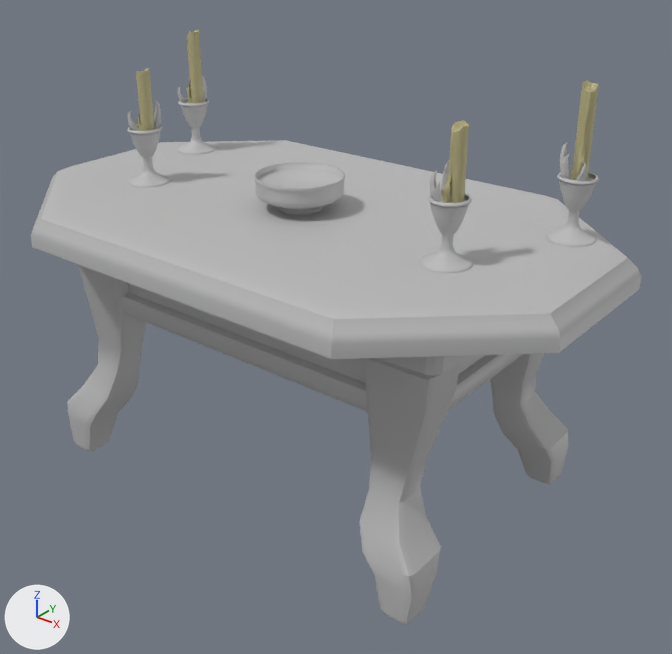
An edit to the FBX model Art/new_model/altar_table.fbx, drawn before and after from the same camera.
One viewpoint serves both versions: a 50 mm camera at (1.645, -2.048, 1.741) aimed at (0.05, -0.053, 0.505). The lights are fixed; the arrows at lower left show +X, +Y and +Z. Where no turn or scale is listed for an object, it has been applied to the vertices.
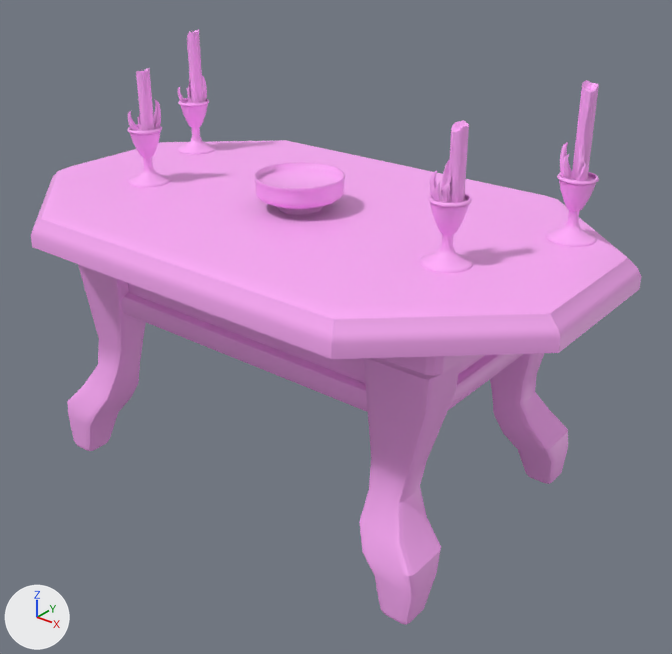
Where the newer file only moved an object's origin or applied its transform, the numbers keep the older frame.

Where the change shows, as pixel boxes (x1, y1, x2, y2) in the pictures (672 x 654 px; the box of a moved part takes in the faces that stretch with it):
part 1 of me_mesh, built on
    before: (440, 128, 456, 203)
    after: (430, 127, 461, 203)
part 2 of me_mesh, moved or reshaped
    before: (584, 88, 596, 173)
    after: (584, 89, 596, 173)
part 3 of me_mesh, moved or reshaped
    before: (136, 69, 161, 130)
    after: (149, 69, 161, 130)
part 4 of me_mesh, recoloured
    both: (136, 30, 599, 203)
part 5 of me_mesh, recoloured (grey to pink)
    both: (121, 76, 599, 412)
part 6 of me_mesh, recoloured (grey to pink)
    both: (31, 140, 641, 624)

What the commit changed:
Material 'lambert20' (mat_lambert20) is new.
Its base color is (1.0, 0.412, 0.955) (pink #ffacfa).
me_mesh is used by ob_polysurface120; location (0.0, 0.047, 0.0).
me_mesh had 5143 vertices, 5054 faces and spanned x -0.99..0.88, y -0.68..0.46, z -0.02..1.28.
me_mesh now has 5194 vertices, 5104 faces and spans x -0.99..0.88, y -0.68..0.46, z -0.02..1.28.
me_mesh part 1: 19 vertices moved within x 0.5..0.53, y -0.27..-0.22, z 1.04..1.21; 51 vertices added at x 0.53, y -0.24, z 1.2..1.22.
me_mesh part 2: 19 vertices moved within x 0.68..0.69, y 0.1..0.12, z 1.26.
me_mesh part 3: 5 vertices moved within x -0.62..-0.55, y -0.26..-0.24, z 1.04..1.05.
me_mesh part 4: 1262 faces spanning x -0.76..0.7, y -0.27..0.14, z 1.03..1.28 switch from mat_candles (beige #b7af82) to mat_lambert20 (pink #ffacfa).
me_mesh part 5: 2821 faces spanning x -0.8..0.75, y -0.44..0.23, z 0.49..1.13 switch from mat_lambert1 (grey #bcbcbc) to mat_lambert20 (pink #ffacfa).
me_mesh part 6: 568 faces spanning x -0.99..0.88, y -0.68..0.46, z -0.02..0.88 switch from mat_lambert2 (grey #bcbcbc) to mat_lambert20 (pink #ffacfa).
